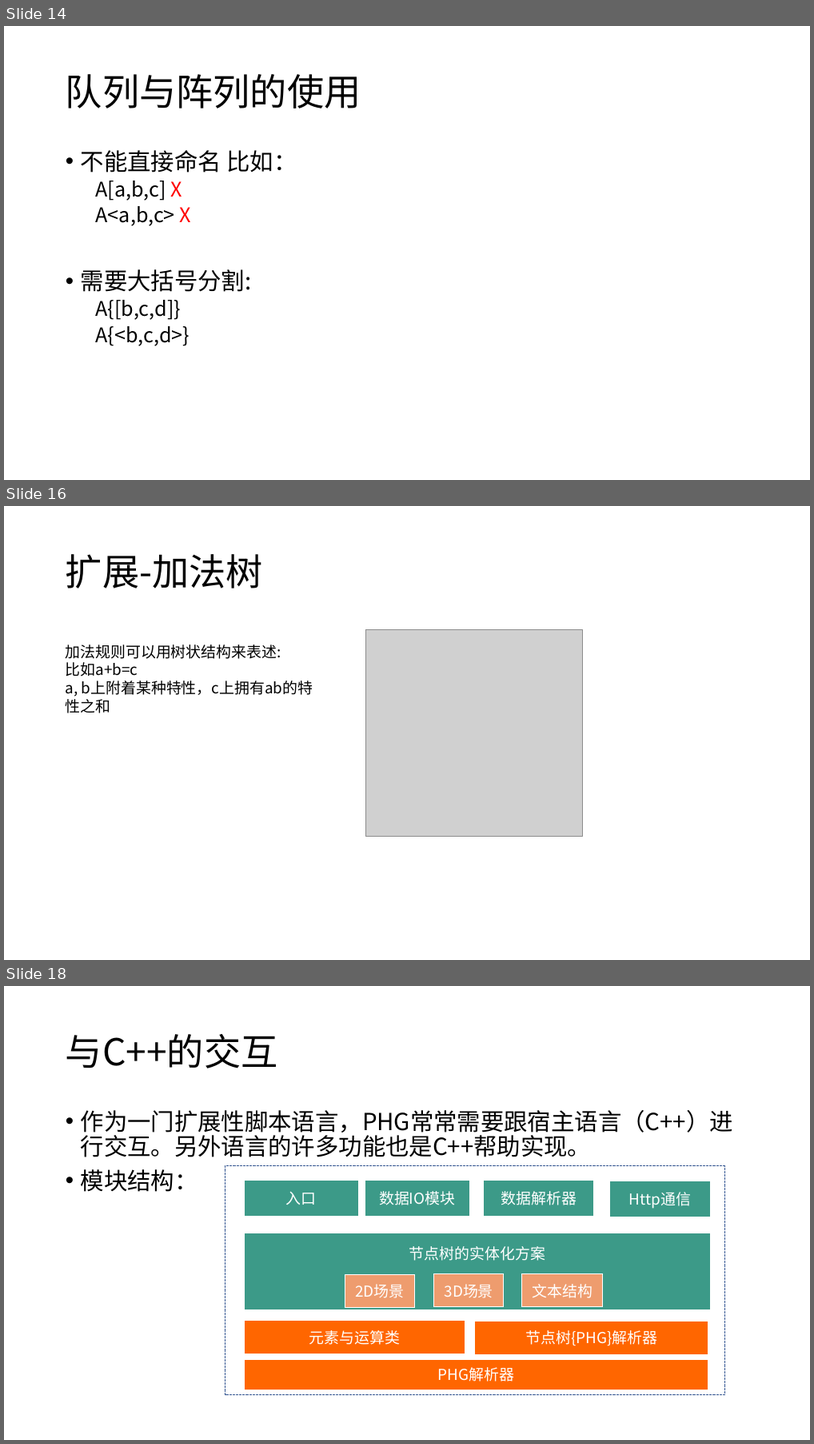
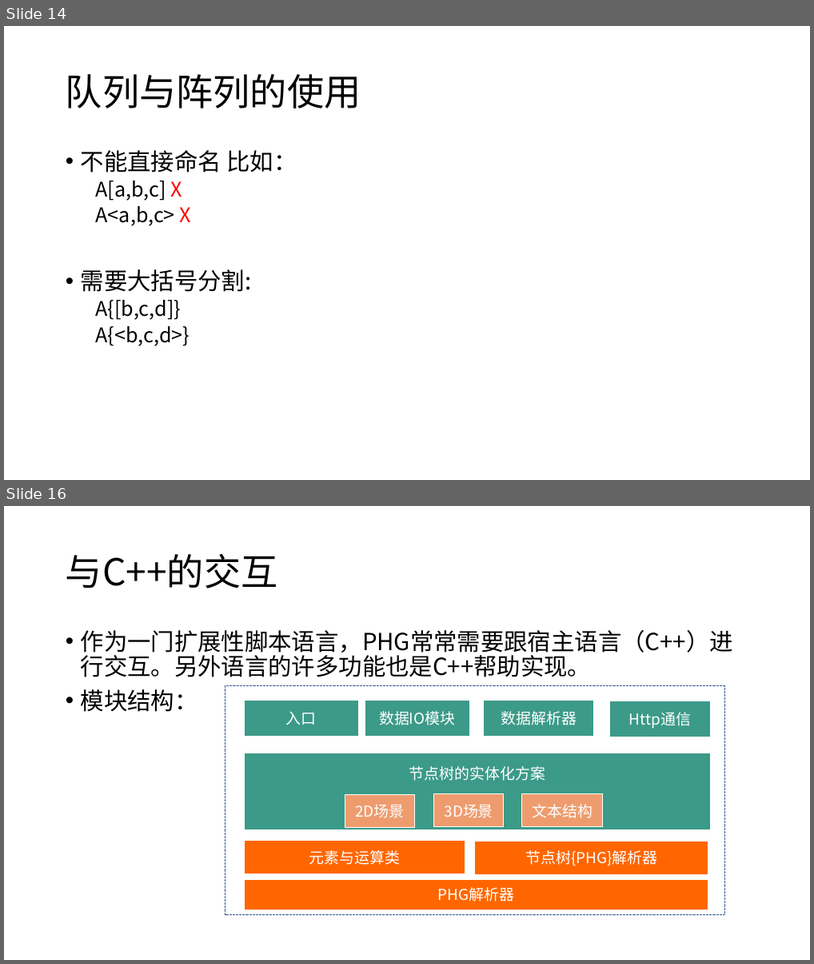
Before and after one commit to panguojun/.PHG., a slide deck: PHG语法手册.pptx. Shown one above the other, each under a label of ours: slides 14, 16 and 18 before the commit, slides 14 and 16 after it; the slides between them are not shown. The pictures are 814x1444 and 814x964 pixels, drawn with LibreOffice and Linux fonts; fonts in the diff are those of the drawing; grey boxes stand for pictures. Boxes give left, top, right and bottom in pixels: in the first picture for what was removed or moved away, otherwise in the second. Text is boxed around its words. In the diff, an @@ line names an element or a change of style, - is before the commit and + after.

```diff
--- a/PHG语法手册.pptx
+++ b/PHG语法手册.pptx
@@ slide 16 removed at (x1=4, y1=506, x2=810, y2=960), background #FFFFFF @@
@@ title removed at (x1=66, y1=554, x2=263, y2=588) @@
-扩展-加法树
@@ text removed at (x1=66, y1=644, x2=313, y2=696) @@
-加法规则可以用树状结构来表述:
-比如a+b=c
-a, b上附着某种特性，c上拥有ab的特性之和
@@ picture removed at (x1=366, y1=629, x2=582, y2=836) @@
@@ what was slide 18 is now slide 16 @@
```
Also in this commit, not shown: 4 slides changed, 1 other slide removed.
